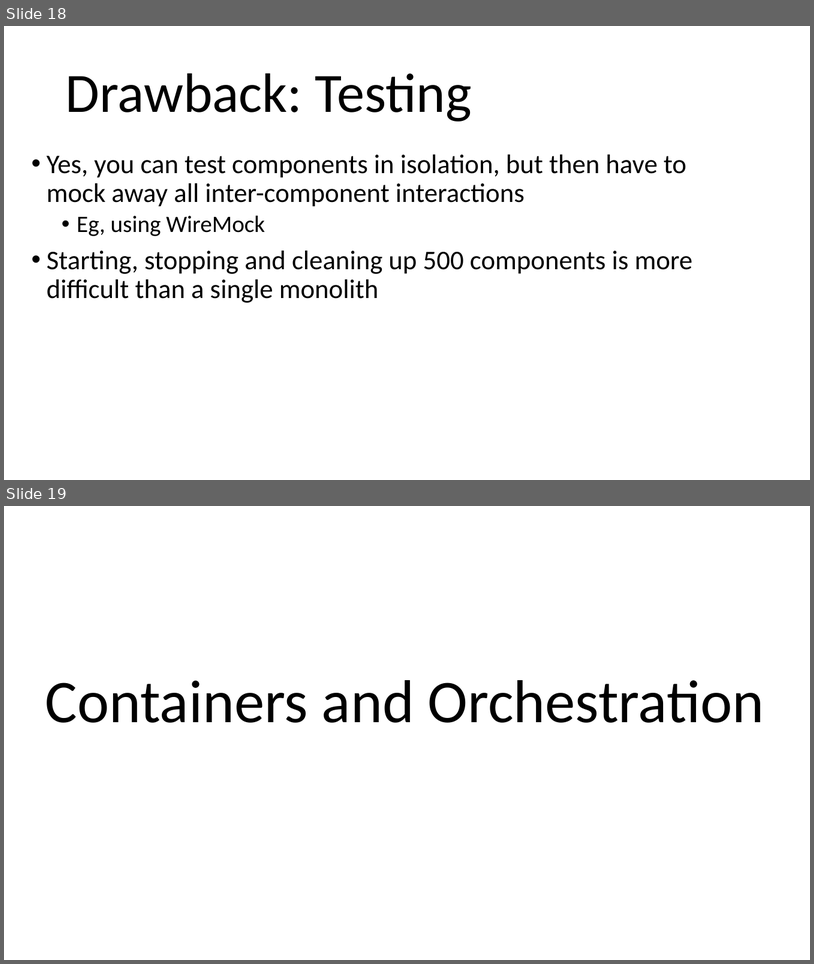
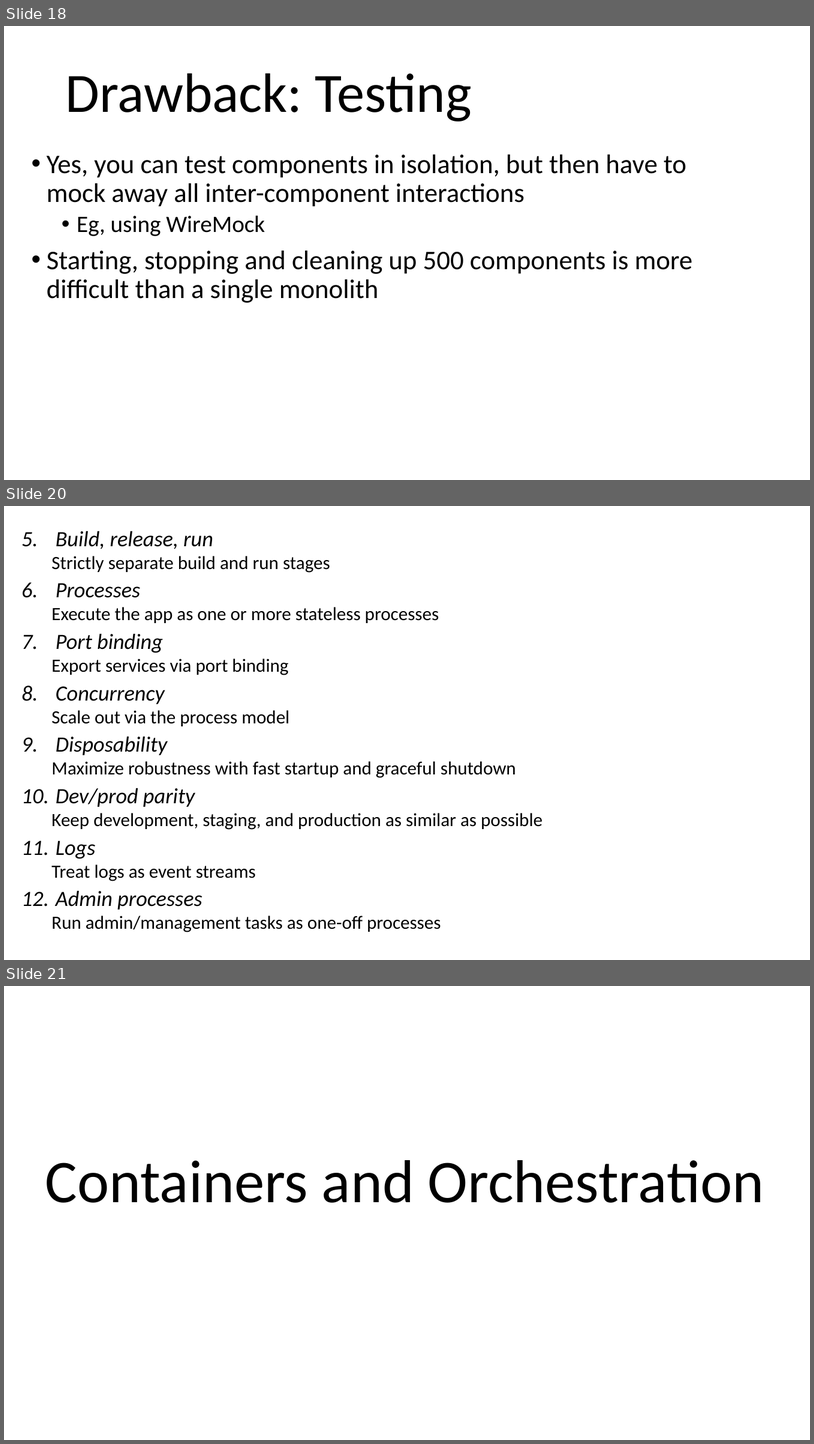
Before and after one commit to arcuri82/testing_security_development_enterprise_systems, a slide deck: doc/advanced/slides/lesson_10.pptx. Shown one above the other, each under a label of ours: slides 18 and 19 before the commit, slides 18, 20 and 21 after it; the slides between them are not shown. The pictures are 814x964 and 814x1444 pixels, drawn with LibreOffice and Linux fonts; fonts in the diff are those of the drawing. Boxes give left, top, right and bottom in pixels: in the first picture for what was removed or moved away, otherwise in the second. Text is boxed around its words. In the diff, an @@ line names an element or a change of style, - is before the commit and + after.

```diff
--- a/doc/advanced/slides/lesson_10.pptx
+++ b/doc/advanced/slides/lesson_10.pptx
@@ slide 20 added at (4,506,810,960), background #FFFFFF @@
@@ text added at (51,531,543,932), 22.2 pt, text #000000 @@
+5. Build, release, run
+  Strictly separate build and run stages
+6. Processes
+  Execute the app as one or more stateless processes
+7. Port binding
+  Export services via port binding
+8. Concurrency
+  Scale out via the process model
+9. Disposability
+  Maximize robustness with fast startup and graceful shutdown
+10. Dev/prod parity
+  Keep development, staging, and production as similar as possible
+11. Logs
+  Treat logs as event streams
+12. Admin processes
+  Run admin/management tasks as one-off processes
@@ what was slide 19 is now slide 21 @@
```
Also in this commit, not shown: 3 other slides added, 2 other files.
